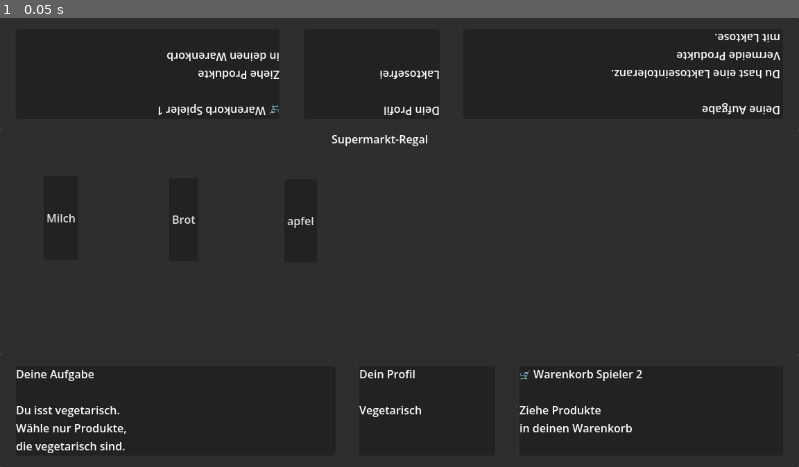
Above: before the commit, frame 1.
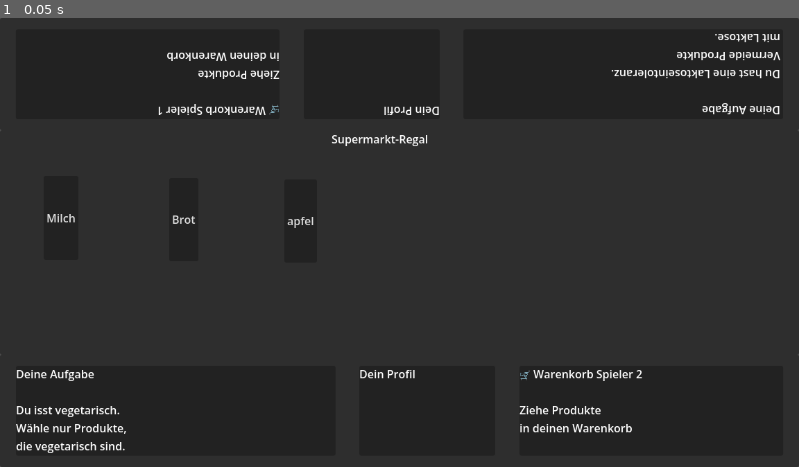
Above: after the commit, the same moment.

Repository: xitingzhao/SafePlate
Game: Godot game, scene res://scenes/game/GameScene.tscn
The game is run twice, just before and just after one commit, with the same random seed, the same clock (stepped at 60 frames per second) and the same inputs. This scene is started directly instead of the project's main scene.
Inputs:
- Up to frame 1 (0.05 s): no input

The runs differ from the first frame. In frame 1, 0.2% of the frame differs, in the area x 44-55%, y 11-89%.

Commit message:
person1 und person2 verbinden fertig

Diff:
--- a/scenes/game/GameScene.tscn
+++ b/scenes/game/GameScene.tscn
@@ -66,13 +66,18 @@
 anchor_right = 0.62
 anchor_bottom = 0.9
 
-[node name="Label" type="Label" parent="Player1Area/ProfileArea1" unique_id=1528762971]
+[node name="VBoxContainer" type="VBoxContainer" parent="Player1Area/ProfileArea1" unique_id=697733555]
 layout_mode = 0
 offset_right = 40.0
-offset_bottom = 23.0
-text = "Dein Profil
+offset_bottom = 40.0
 
-Laktosefrei"
+[node name="ProfilInfoTitle" type="Label" parent="Player1Area/ProfileArea1/VBoxContainer" unique_id=1528762971]
+layout_mode = 2
+text = "Dein Profil"
+
+[node name="ProfilArt" type="Label" parent="Player1Area/ProfileArea1/VBoxContainer" unique_id=1046606919]
+layout_mode = 2
+text = "vegan"
 
 [node name="ShelfArea" type="Panel" parent="." unique_id=274192675]
 layout_mode = 1
@@ -146,13 +151,18 @@
 anchor_right = 0.62
 anchor_bottom = 0.9
 
-[node name="Profiintro" type="Label" parent="Player2Area/ProfileArea2" unique_id=462892201]
+[node name="VBoxContainer" type="VBoxContainer" parent="Player2Area/ProfileArea2" unique_id=1298669415]
 layout_mode = 0
 offset_right = 40.0
-offset_bottom = 23.0
-text = "Dein Profil
+offset_bottom = 40.0
 
-Vegetarisch"
+[node name="ProfiintroTitle" type="Label" parent="Player2Area/ProfileArea2/VBoxContainer" unique_id=462892201]
+layout_mode = 2
+text = "Dein Profil"
+
+[node name="ProflArt" type="Label" parent="Player2Area/ProfileArea2/VBoxContainer" unique_id=1988563634]
+layout_mode = 2
+text = "vegetarisch"
 
 [node name="CartArea2" type="Panel" parent="Player2Area" unique_id=2120119005]
 layout_mode = 1
--- a/scripts/game_scene.gd
+++ b/scripts/game_scene.gd
@@ -5,7 +5,8 @@
 func _ready() -> void:
 	print(GameGlobal.player1)
 	print(GameGlobal.player2)
-
+	$Player1Area/ProfileArea1/VBoxContainer/ProfilArt.text = GameGlobal.player1
+	$Player2Area/ProfileArea2/VBoxContainer/ProflArt.text = GameGlobal.player2
 
 # Called every frame. 'delta' is the elapsed time since the previous frame.
 func _process(delta: float) -> void:
